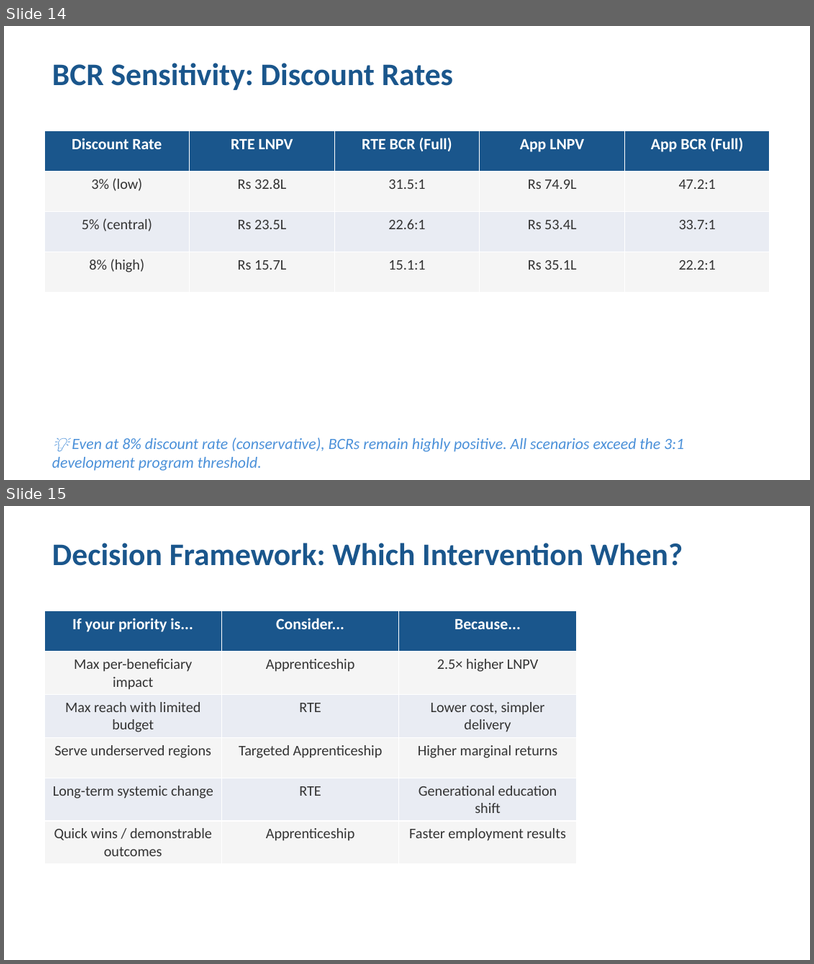
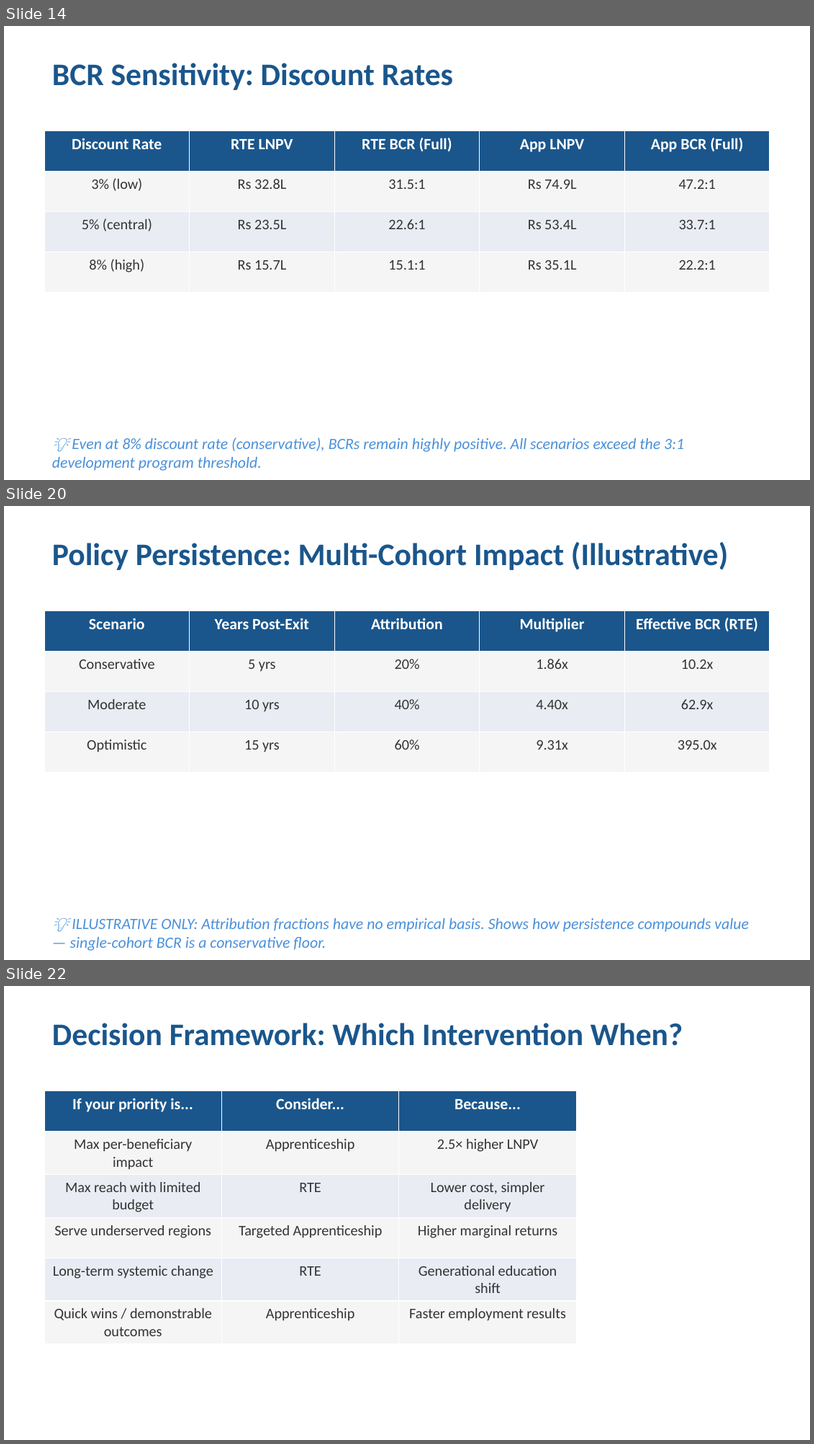
Before and after one commit to maxiveloso/rwf-economic-model, a slide deck: Presentation_Founders.pptx. Shown one above the other, each under a label of ours: slides 14 and 15 before the commit, slides 14, 20 and 22 after it; the slides between them are not shown. The pictures are 814x964 and 814x1444 pixels, drawn with LibreOffice and Linux fonts; fonts in the diff are those of the drawing. Boxes give left, top, right and bottom in pixels: in the first picture for what was removed or moved away, otherwise in the second. Text is boxed around its words. In the diff, an @@ line names an element or a change of style, - is before the commit and + after.

```diff
--- a/Presentation_Founders.pptx
+++ b/Presentation_Founders.pptx
@@ slide 20 added at (4, 506, 810, 960), background #FFFFFF @@
@@ text added at (52, 542, 728, 570), 28 pt, text #1A568C, bold @@
+Policy Persistence: Multi-Cohort Impact (Illustrative)
@@ table added at (44, 611, 770, 772), 4 rows, 5 columns @@
+Scenario | Years Post-Exit | Attribution | Multiplier | Effective BCR (RTE)
+Conservative | 5 yrs | 20% | 1.86x | 10.2x
+Moderate | 10 yrs | 40% | 4.40x | 62.9x
+Optimistic | 15 yrs | 60% | 9.31x | 395.0x
@@ text added at (70, 918, 749, 950), 14 pt, text #4A90D9, italic @@
+💡 ILLUSTRATIVE ONLY: Attribution fractions have no empirical basis. Shows how persistence compounds value — single-cohort BCR is a conservative floor.
@@ what was slide 15 is now slide 22 @@
```
Also in this commit, not shown: 2 slides changed, 8 other slides added, 1 slide removed, 22 other files.
